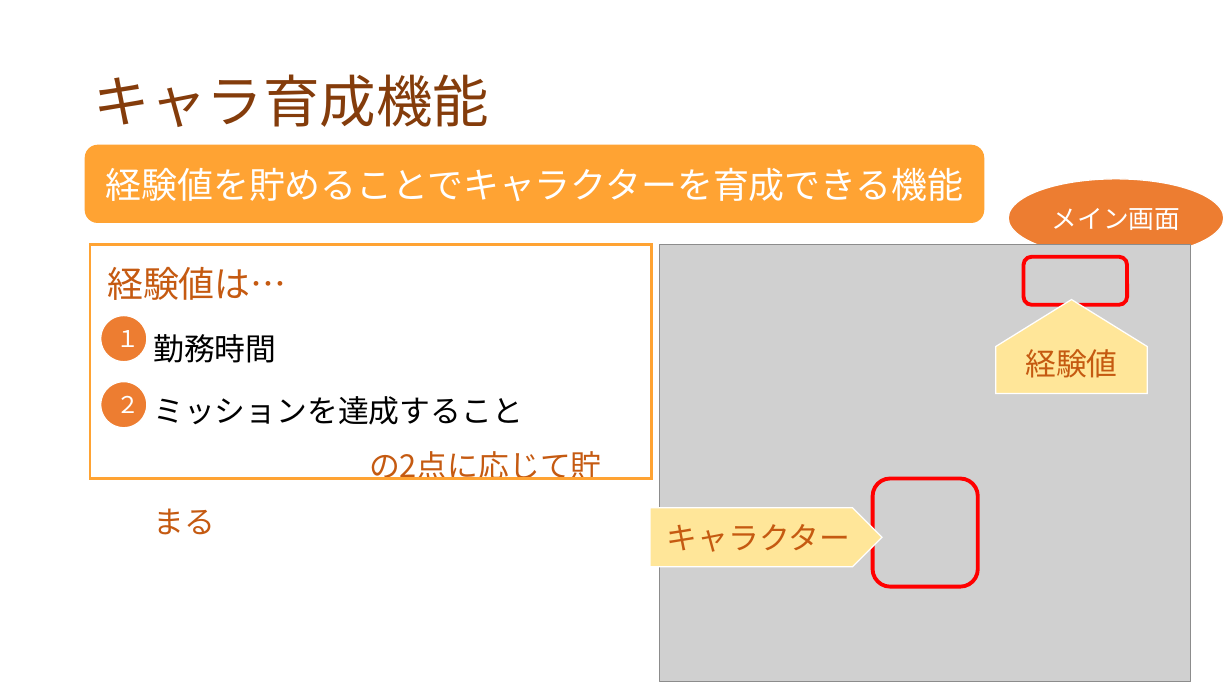
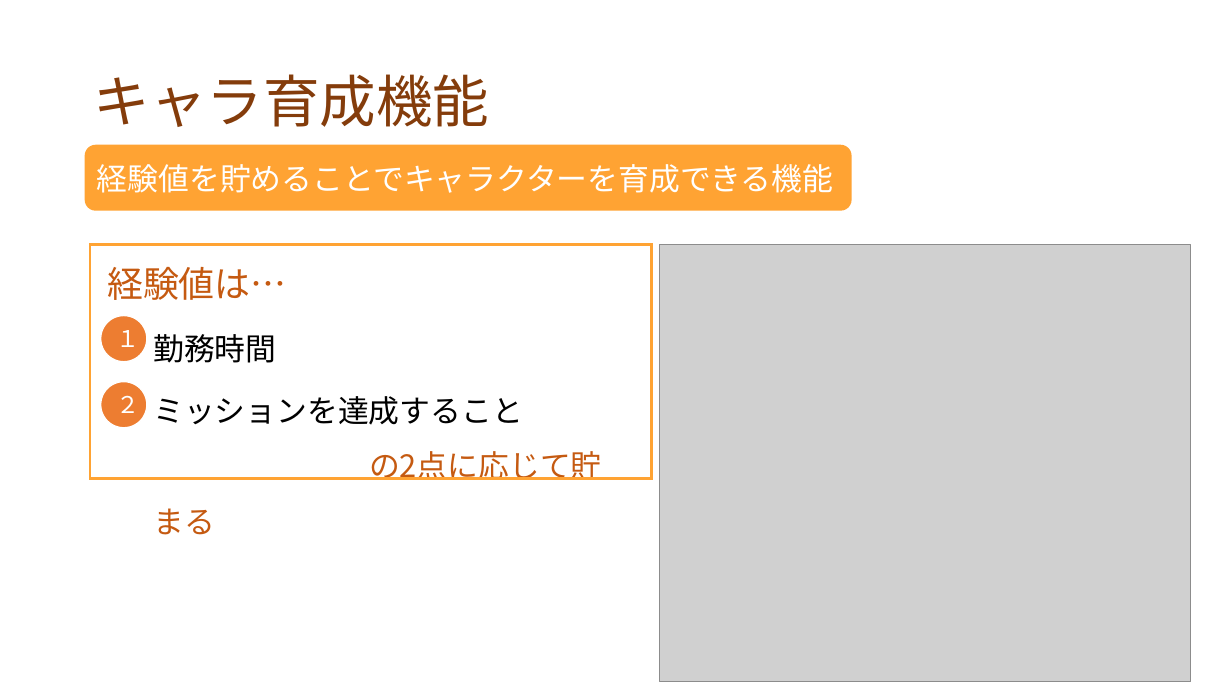
Before and after one commit to dojo2022/F-3, a slide deck: slide 9 of doc/プレゼン資料_F3_なかおっち.pptx. Drawn at 1232x693 pixels with LibreOffice and Linux fonts; fonts in the diff are those of the drawing; grey boxes stand for pictures. Boxes give left, top, right and bottom in pixels: in the first picture for what was removed or moved away, otherwise in the second. Text is boxed around its words. In the diff, an @@ line names an element or a change of style, - is before the commit and + after.

```diff
--- a/doc/プレゼン資料_F3_なかおっち.pptx
+++ b/doc/プレゼン資料_F3_なかおっち.pptx
@@ rounded rectangle "経験値を貯めることでキャラクターを育成できる機能": place and size @@
-rounded rectangle "経験値を貯めることでキャラクターを育成できる機能" at (85, 145, 985, 224)
+rounded rectangle "経験値を貯めることでキャラクターを育成できる機能" at (85, 145, 852, 211)
@@ rounded rectangle "経験値を貯めることでキャラクターを育成できる機能" at (85, 145, 852, 211): size 28 to 24 pt; alignment centre to left @@
@@ ellipse removed at (1008, 179, 1224, 258) @@
-メイン画面
@@ rounded rectangle removed at (1024, 257, 1128, 305) @@
@@ pentagon arrow removed at (996, 299, 1148, 394) @@
@@ text removed at (1025, 349, 1117, 378) @@
-経験値
@@ rounded rectangle removed at (872, 479, 978, 587) @@
@@ pentagon arrow removed at (651, 507, 883, 567) @@
-キャラクター
```
Also in this commit, not shown: 6 other slides changed, 1 slide added.
